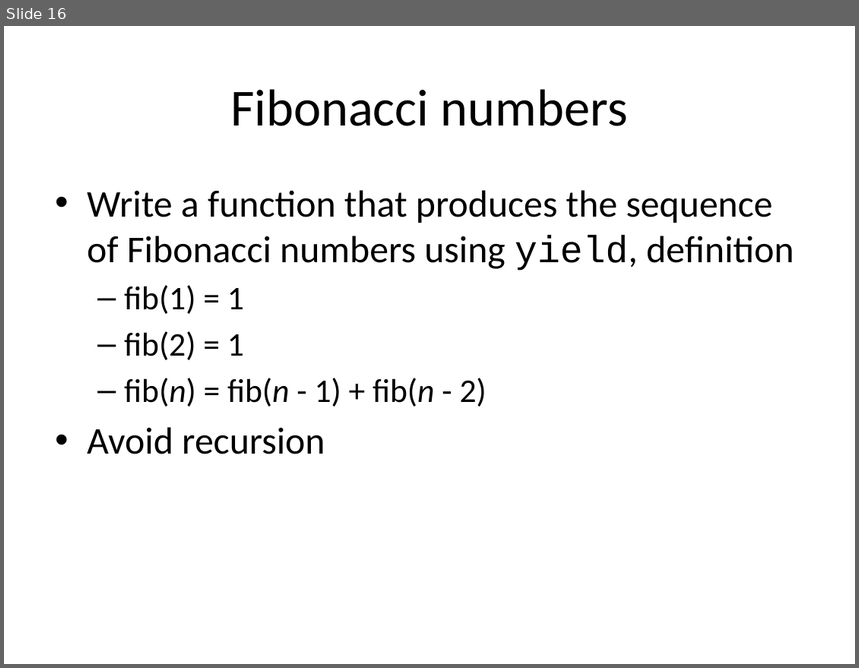
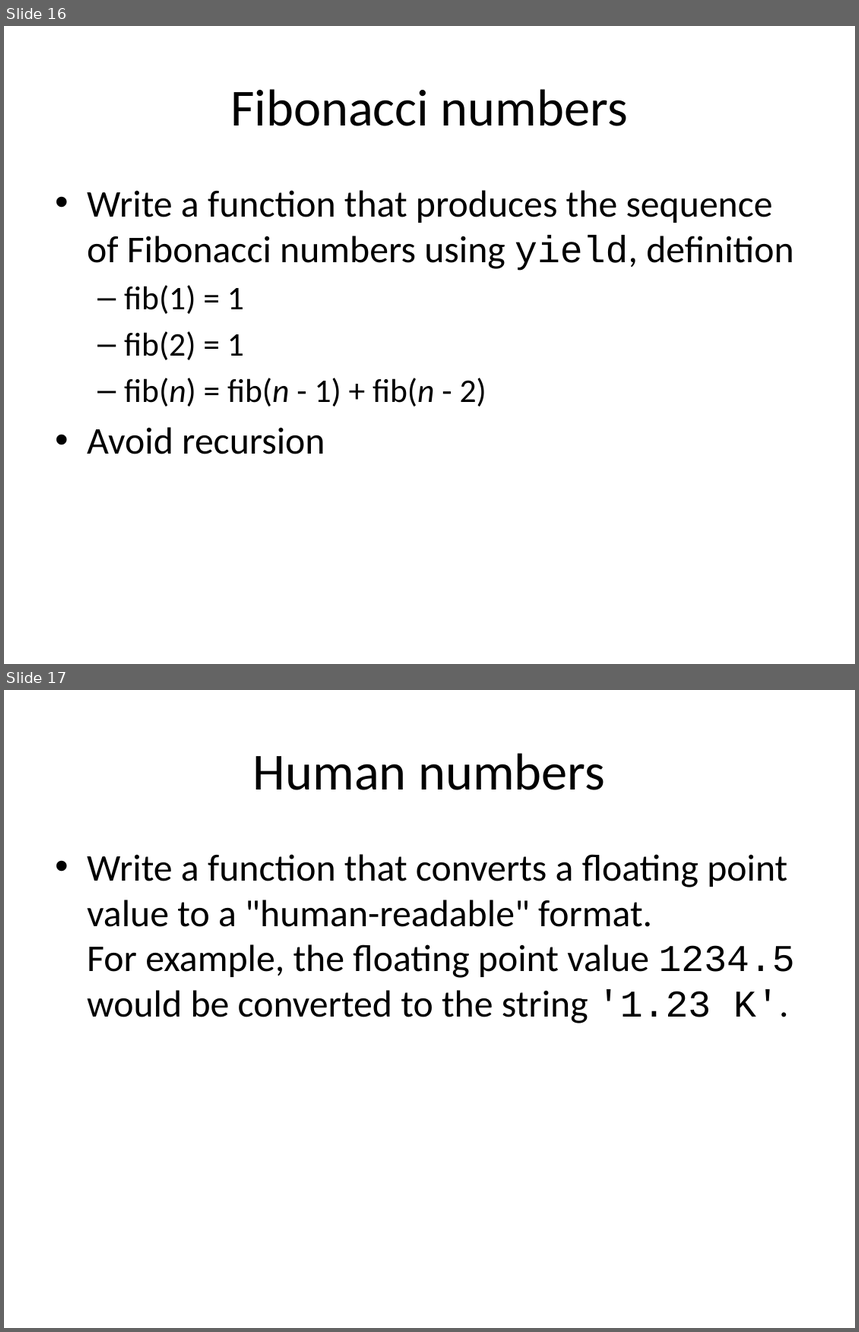
Before and after one commit to gjbex/training-material, a slide deck: Python/Exercises/python-exercises.pptx. Shown one above the other, each under a label of ours: slide 16 before the commit, slides 16 and 17 after it. The pictures are 859x668 and 859x1332 pixels, drawn with LibreOffice and Linux fonts; fonts in the diff are those of the drawing. Boxes give left, top, right and bottom in pixels: in the first picture for what was removed or moved away, otherwise in the second. Text is boxed around its words. In the diff, an @@ line names an element or a change of style, - is before the commit and + after.

```diff
--- a/Python/Exercises/python-exercises.pptx
+++ b/Python/Exercises/python-exercises.pptx
@@ slide 17 added at bbox=[4, 690, 855, 1328], background #FFFFFF @@
@@ title added at bbox=[253, 753, 605, 790], 44 pt, text #000000 @@
+Human numbers
@@ text added at bbox=[87, 854, 795, 1024], 32 pt, text #000000 @@
+• Write a function that converts a floating point value to a "human-readable" format.
+  For example, the floating point value 1234.5 would be converted to the string '1.23 K'.
```
Also in this commit, not shown: 1 slide changed, 1 other slide added.
